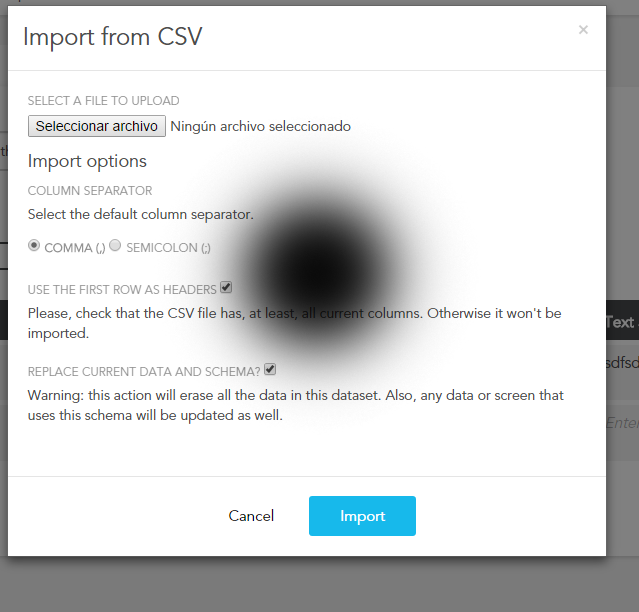
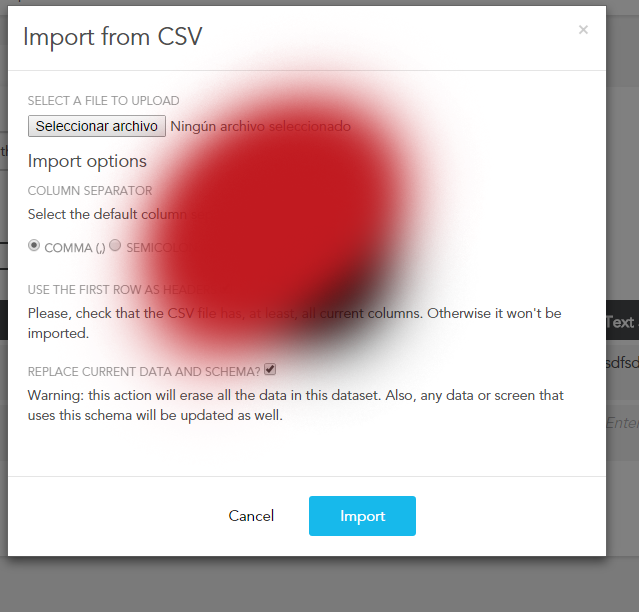
Before/after of a 639 x 612 layered artwork. What changed in the layer stack:
added layer "Capa 2" above "Capa 1" over 68, 25, 484, 441
